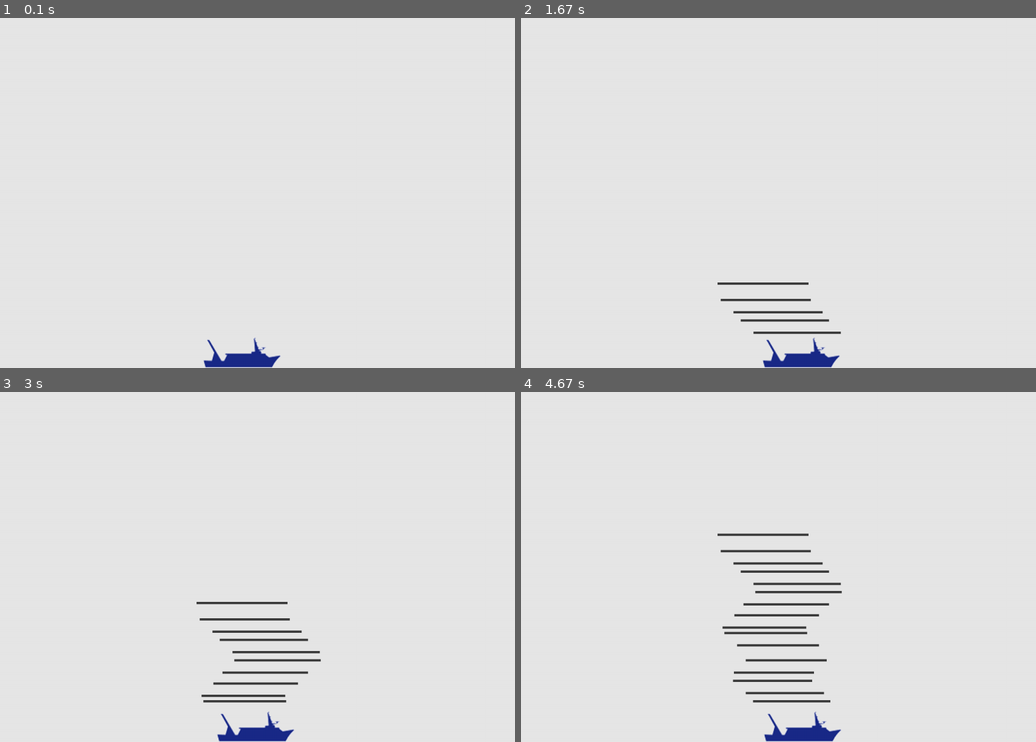
Above: before the commit, frames 1-4 (two rows, left to right).
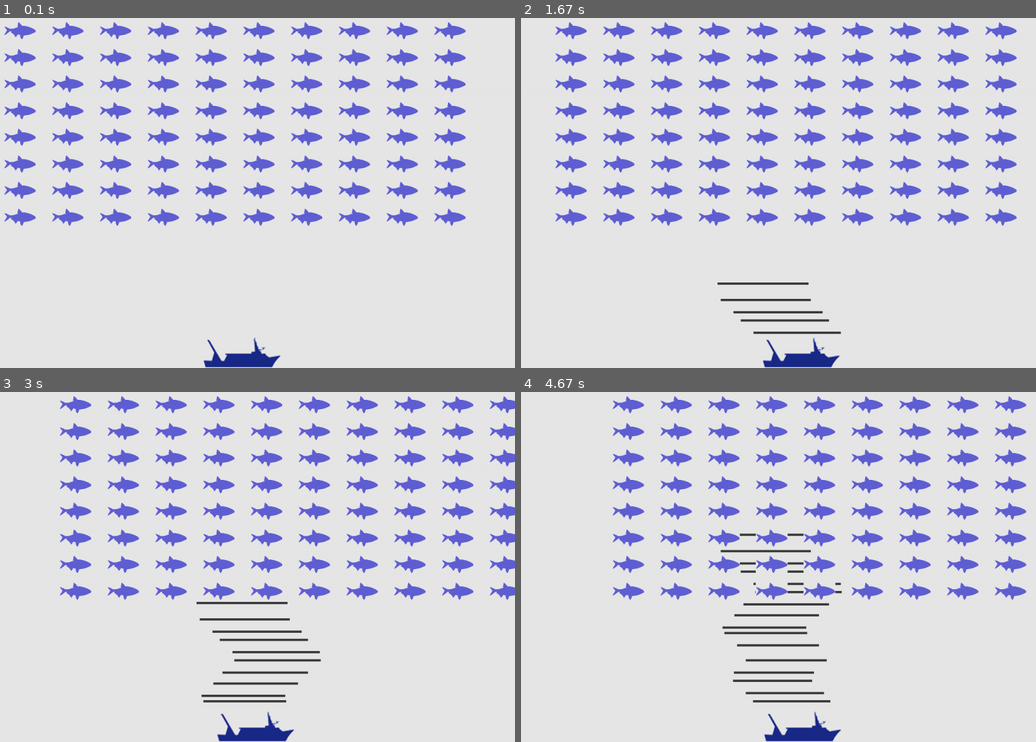
Above: after the commit, the same moments.

Repository: skrzychuz/fishing-nets
Game: pygame game, started from main.py
Same seed, same stepped clock (60 frames per second), same inputs: the game is played once before the commit and once after it.
Inputs:
- Up to frame 1 (0.1 s): no input
- Up to frame 2 (1.67 s): tap Space at 0.33, 0.73, 1.03, 1.23, 1.53 s; hold Right 0.67-1.13 s; hold Right 1.17-1.63 s
- Up to frame 3 (3 s): hold Left 1.67-2.2 s; tap Space at 1.73, 2.03, 2.3, 2.6, 2.73 s; hold Left 2.23-2.63 s; hold Right from 2.67 s (still down)
- Up to frame 4 (4.67 s): tap Space at 3.03, 3.4, 3.7, 3.9, 4.2, 4.4 s; release Right at 3.3 s; hold Left 3.33-3.8 s; hold Right 3.83-4.3 s; hold Right from 4.33 s (still down)

The runs differ from the first frame. In frame 1, 11% of the frame differs, in the area x 0-91%, y 1-60%; in frame 2, 11%, in the area x 6-97%, y 1-60%; in frame 3, 11%; in frame 4, 10%.

Commit message:
with fishes

Diff:
--- /dev/null
+++ b/fish.py
@@ -0,0 +1,37 @@
+import pygame
+from pygame.sprite import Sprite
+
+
+class Fish(Sprite):
+    def __init__(self, settings, screen):
+        super().__init__()
+        self.screen = screen
+        self.settings = settings
+        #
+        self.image_right = pygame.image.load('images/fish_small_r.bmp')
+        self.image_left = pygame.transform.flip(self.image_right, True, False)
+        self.image = self.image_right
+
+
+        self.rect = self.image_right.get_rect()
+
+        self.rect.x = self.rect.width
+        self.rect.y = self.rect.height
+
+        self.x = float(self.rect.x)
+
+    def draw_fish(self):
+        self.screen.blit(self.image, self.rect)
+
+    def check_fish_on_edges(self):
+        return self.rect.right >= self.screen.get_rect().right + 1100 or self.rect.left <= -1100
+
+    def update(self):
+        if self.settings.rows_direction == 1:
+            self.x += 0.7 * self.settings.rows_direction
+            self.image = self.image_right
+        if self.settings.rows_direction == -1:
+            self.x += 0.7 * self.settings.rows_direction
+            self.image = self.image_left
+
+        self.rect.x = self.x
--- a/fishing_net.py
+++ b/fishing_net.py
@@ -5,7 +5,7 @@
 class Fishing_Net(Sprite):
 
     def __init__(self, settings, screen, ship):
-        super(Fishing_Net, self).__init__()
+        super().__init__()
         self.screen = screen
         self.rect = pygame.Rect(0, 0, settings.net_width,
                                 settings.net_height)
@@ -21,4 +21,4 @@
 
     def draw_net(self):
         pygame.draw.rect(self.screen, self.color, self.rect)
-        print("net size:", self.rect.size)
+        # print("net size:", self.rect.size)
--- a/functions.py
+++ b/functions.py
@@ -2,6 +2,7 @@
 import pygame
 
 from fishing_net import Fishing_Net
+from fish import Fish
 
 
 def check_events(settings, screen, ship, nets):
@@ -30,23 +31,60 @@
         ship.moving_left = False
 
 
-def screen_update(settings, screen, ship, nets):
+def screen_update(settings, screen, ship, nets, fishes):
     screen.fill(settings.bg_color)
     for net in nets.sprites():
         net.draw_net()
     ship.draw_ship()
+    fishes.draw(screen)
     pygame.display.flip()
+
 
 def update_nets_number(nets):
     for net in nets.copy():
         if net.rect.bottom <= 0:
             nets.remove(net)
 
+
 def fire(settings, screen, ship, nets):
-    """Fire a bullet, if limit not reached yet."""
-    # Create a new bullet, add to bullets group.
     if settings.net_limit > 0:
         net = Fishing_Net(settings, screen, ship)
         nets.add(net)
         settings.net_limit -= 1
+        # print(settings.net_limit)
         settings.net_width -= 2
+        # print(settings.net_width)
+
+
+def create_row(settings, screen, fishes):
+    new_fish = Fish(settings, screen)
+    available_space_x = settings.screen_width - 1.5 * new_fish.rect.width
+    number_fish_in_row = int(available_space_x / (1.5 * new_fish.rect.width))
+    number_rows = 8
+
+    for row_index in range(number_rows):
+        for fish_index in range(number_fish_in_row):
+            new_fish = Fish(settings, screen)
+            new_fish.x = new_fish.rect.width + 1.5 * new_fish.rect.width * fish_index
+            new_fish.rect.x = new_fish.x
+            new_fish.rect.y = new_fish.y = new_fish.rect.height + 1.5 * new_fish.rect.height * row_index
+
+            fishes.add(new_fish)
+
+
+def update_fishes(setings, fishes):
+    check_row_edges(setings, fishes)
+    fishes.update()
+
+
+def check_row_edges(settings, fishes):
+    for fish in fishes.sprites():
+        if fish.check_fish_on_edges():
+            change_row_direction(settings, fishes)
+            break
+
+
+def change_row_direction(settings, fishes):
+    for fish in fishes.sprites():
+        fish.rect.y += settings.rows_drop
+    settings.rows_direction *= -1
--- a/main.py
+++ b/main.py
@@ -2,6 +2,7 @@
 import pygame
 from pygame.sprite import Group
 
+from fish import Fish
 from fishing_net import Fishing_Net
 from settings import Settings
 from ship import Ship
@@ -17,13 +18,18 @@
     ship = Ship(screen)
     nets = Group()
 
+    fishes = Group()
+
+    fun.create_row(settings, screen, fishes)
+
     pygame.display.set_caption("One Hundred Fishing Nets")
     while True:
         fun.check_events(settings, screen, ship, nets)
         ship.update_ship_position()
         nets.update()
+        fun.update_fishes(settings, fishes)
         fun.update_nets_number(nets)
-        fun.screen_update(settings, screen, ship, nets)
+        fun.screen_update(settings, screen, ship, nets, fishes)
 
 
 run_game()
--- a/settings.py
+++ b/settings.py
@@ -14,3 +14,9 @@
         self.net_height = 5
         self.net_color = 60, 60, 60
         self.net_limit = 100
+
+
+        # Fish
+        self.rows_drop = 25
+        # 1 for right, -1 left
+        self.rows_direction = 1
Binary file added: images/fish_small_r.bmp
Binary file removed: images/ship_left.bmp
